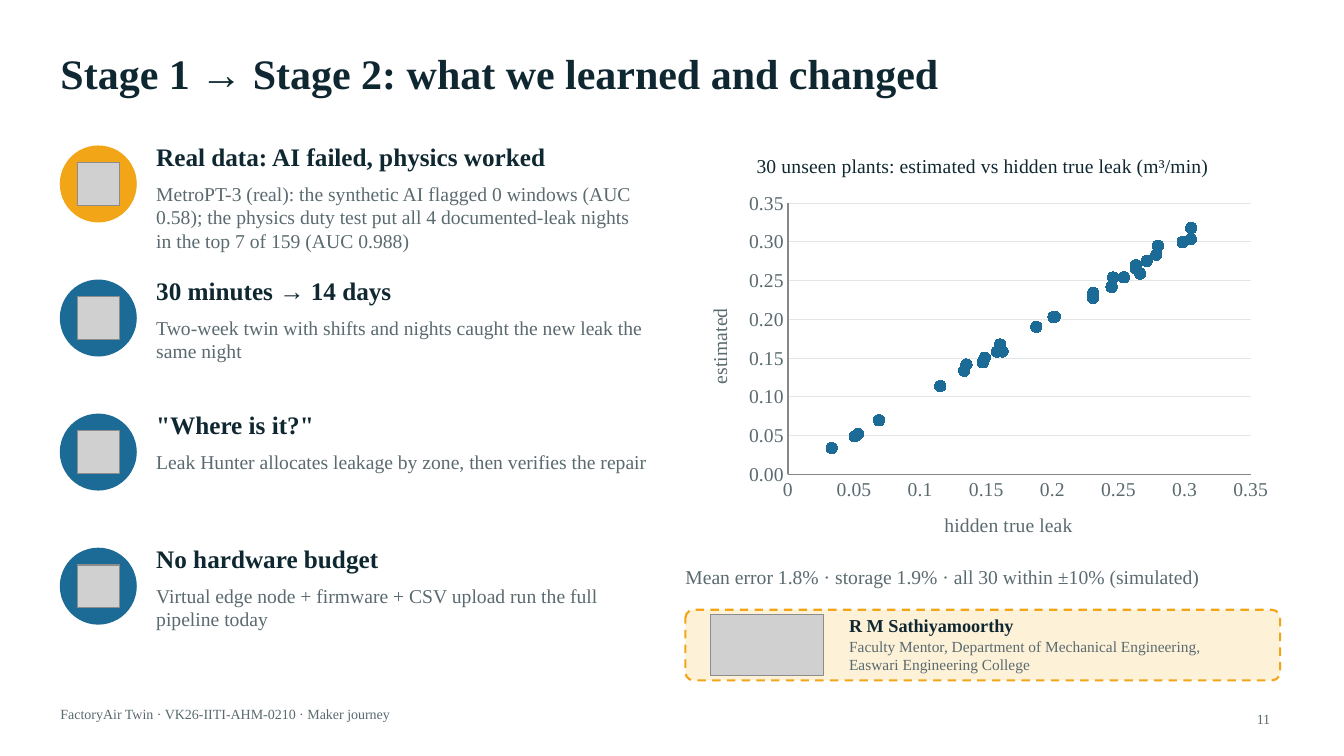
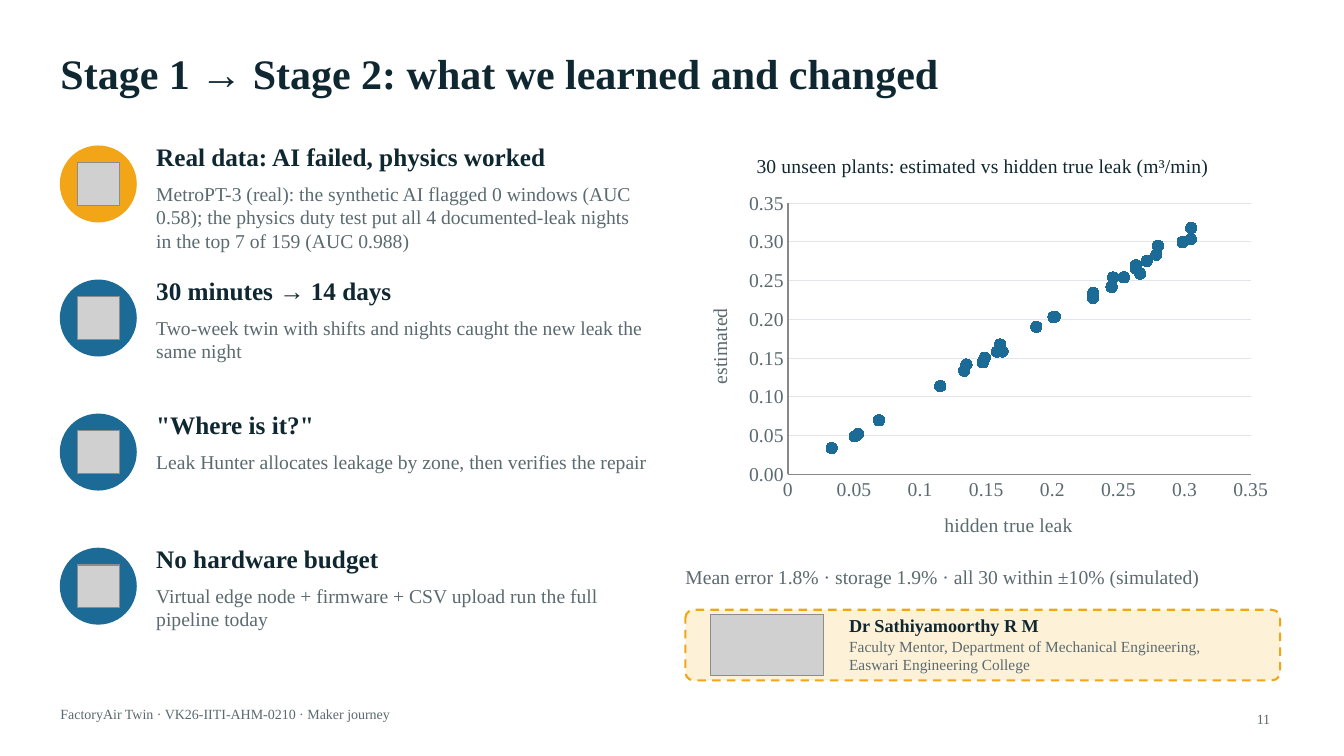
Before and after one commit to Suheerthan/FactoryAirTwin, a slide deck: slide 11 of submission/FactoryAirTwin_Vishwakarma_Stage2.pptx. Drawn at 1344x756 pixels with LibreOffice and Linux fonts; fonts in the diff are those of the drawing; grey boxes stand for pictures. Boxes give left, top, right and bottom in pixels: in the first picture for what was removed or moved away, otherwise in the second. Text is boxed around its words. In the diff, an @@ line names an element or a change of style, - is before the commit and + after.

```diff
--- a/submission/FactoryAirTwin_Vishwakarma_Stage2.pptx
+++ b/submission/FactoryAirTwin_Vishwakarma_Stage2.pptx
@@ text at <box>849,619,1039,636</box>: text changed @@
-R M Sathiyamoorthy
+Dr Sathiyamoorthy R M
```
Also in this commit, not shown: 2 other slides changed.
